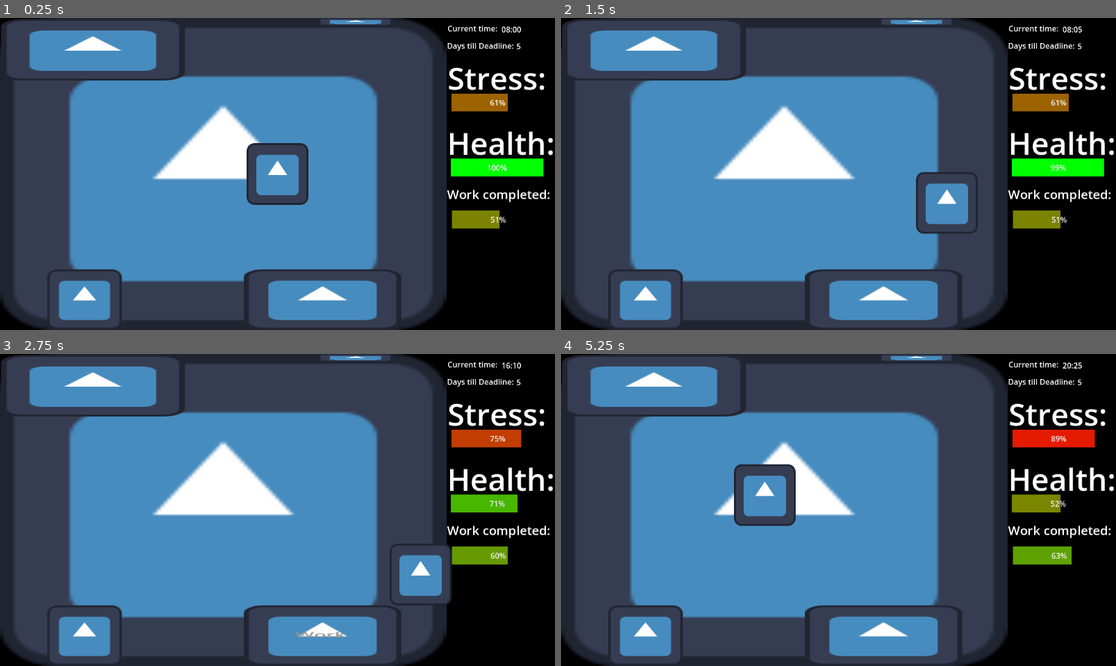
Above: before the commit, frames 1-4 (two rows, left to right).
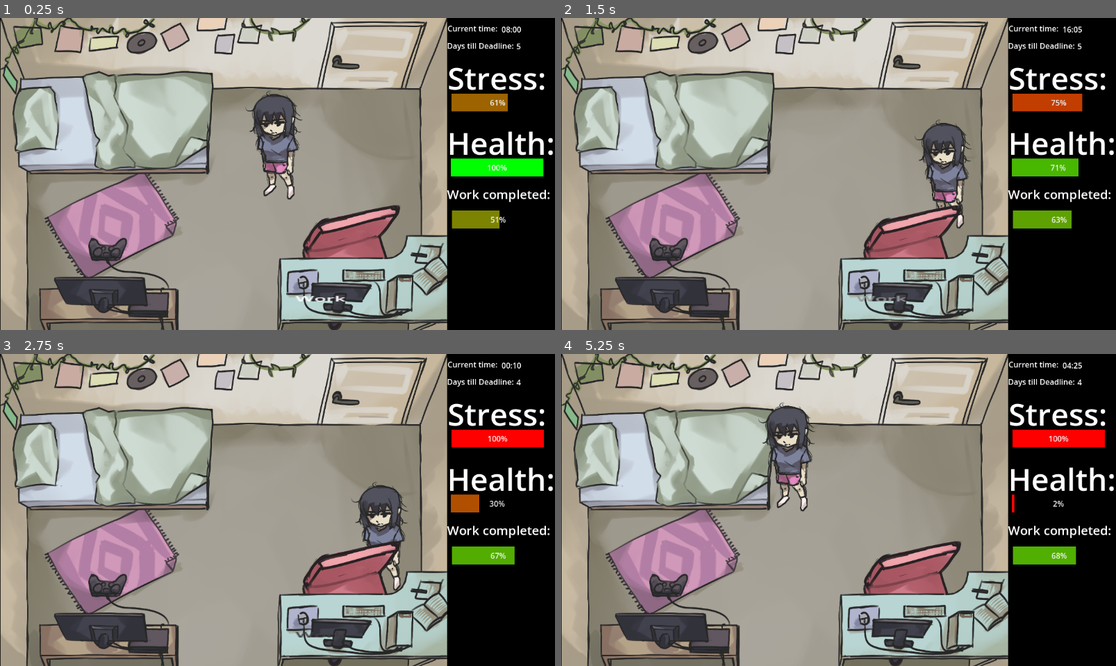
Above: after the commit, the same moments.

Repository: rschlegeTH/EPWS2526PritzkauSchlegel
Game: Godot game, scene res://main_scene_room.tscn
Same seed, same stepped clock (60 frames per second), same inputs: the game is played once before the commit and once after it. The engine's default icon, where the game draws it, is replaced by a stand-in: a white triangle on a blue panel in a dark square.
Inputs:
- Up to frame 1 (0.25 s): no input
- Up to frame 2 (1.5 s): tap Enter at 0.5 s; hold Right (ui_right) 0.53-1.28 s; hold E (interact) 0.53-1.28 s; hold Down (ui_down) from 1.28 s (still down); tap E (interact) at 1.35 s
- Up to frame 3 (2.75 s): tap Space at 2 s; release Down (ui_down) at 2.03 s; hold Right (ui_right) from 2.03 s (still down); hold E (interact) from 2.03 s (still down)
- Up to frame 4 (5.25 s): tap Enter at 2.75 s; release Right (ui_right) at 2.78 s; release E (interact) at 2.78 s; hold Up (ui_up) 2.78-3.53 s; tap E (interact) at 2.85, 4.35 s; hold E (interact) 3.53-4.28 s; hold Left (ui_left) 3.53-5.03 s; hold Down (ui_down) from 5.03 s (still down); hold E (interact) from 5.03 s (still down)

The runs differ from the first frame. In frame 1, 79% of the frame differs, in the area x 0-81%, y 0-100%; in frame 2, 81%, in the area x 0-98%, y 0-100%; in frame 3, 81%; in frame 4, 81%.

Commit message:
Sprite Adjustment

Diff:
--- a/Development/new-game-project/main_scene_room.tscn
+++ b/Development/new-game-project/main_scene_room.tscn
@@ -1,14 +1,24 @@
-[gd_scene load_steps=29 format=3 uid="uid://txamr71ux6xl"]
+[gd_scene load_steps=41 format=3 uid="uid://txamr71ux6xl"]
 
 [ext_resource type="PackedScene" uid="uid://001sx3h20shs" path="res://variablen_manager.tscn" id="1_l7cbk"]
 [ext_resource type="Script" uid="uid://c2ojj45s1ubir" path="res://scritps/player.gd" id="2_uvgfp"]
+[ext_resource type="Texture2D" uid="uid://depgagjm8os56" path="res://Sprites/Character basic.png" id="3_cri2g"]
 [ext_resource type="Script" uid="uid://b8vwaq150pbxl" path="res://scritps/work_rich_text_label.gd" id="3_uvgfp"]
+[ext_resource type="Texture2D" uid="uid://b3jqbeaej4glo" path="res://Sprites/Bed.png" id="4_4lggk"]
+[ext_resource type="Texture2D" uid="uid://eaeh3rkamvkk" path="res://Sprites/Character stressed.png" id="4_fgg7d"]
 [ext_resource type="Script" uid="uid://trb6bkry4npk" path="res://scritps/play_rich_text_label.gd" id="5_4lggk"]
+[ext_resource type="Texture2D" uid="uid://bs4uyupiam6vi" path="res://Sprites/Character tired.png" id="5_jv2be"]
+[ext_resource type="Texture2D" uid="uid://cc7dfnr66iy8r" path="res://Sprites/Console.png" id="6_hehhx"]
+[ext_resource type="Texture2D" uid="uid://drj1chx1mxfhc" path="res://Sprites/Character tired and stressed.png" id="6_qvx3r"]
 [ext_resource type="Script" uid="uid://bx3oit2pd0xot" path="res://scritps/sleep_rich_text_label.gd" id="7_48x2x"]
+[ext_resource type="Texture2D" uid="uid://cgbn1rd5d3l71" path="res://Sprites/Controller.png" id="7_woe6x"]
 [ext_resource type="Script" uid="uid://5f8rgbug8fqr" path="res://scritps/days.gd" id="8_woe6x"]
+[ext_resource type="Texture2D" uid="uid://5iov6xsisf4s" path="res://Sprites/Desk.png" id="9_cri2g"]
 [ext_resource type="Script" uid="uid://daxxgix2odybf" path="res://scritps/RoomUI/work_progress_bar.gd" id="9_k4vso"]
 [ext_resource type="Script" uid="uid://cm85b04uqbmju" path="res://scritps/time.gd" id="9_xpli3"]
+[ext_resource type="Texture2D" uid="uid://b3x5aekpxtmuq" path="res://Sprites/Background.png" id="11_fgg7d"]
 [ext_resource type="Script" uid="uid://cpm82nwghtijw" path="res://scritps/RoomUI/health_progress_bar.gd" id="11_k4vso"]
+[ext_resource type="Texture2D" uid="uid://b16syya0jtmnf" path="res://Sprites/Chair.png" id="12_78hxn"]
 [ext_resource type="Script" uid="uid://ww5lfs3q7ag7" path="res://scritps/RoomUI/stress_progress_bar.gd" id="12_l7cbk"]
 [ext_resource type="Script" uid="uid://4kvqfpelv0xf" path="res://endscreen.gd" id="13_qvx3r"]
 [ext_resource type="Script" uid="uid://cboeeqahucrb3" path="res://win_or_lose.gd" id="14_78hxn"]
@@ -42,17 +52,55 @@
 [sub_resource type="CircleShape2D" id="CircleShape2D_vl18p"]
 radius = 65.192024
 
+[sub_resource type="SpriteFrames" id="SpriteFrames_jo7i1"]
+animations = [{
+"frames": [{
+"duration": 1.0,
+"texture": ExtResource("3_cri2g")
+}],
+"loop": true,
+"name": &"default",
+"speed": 5.0
+}, {
+"frames": [{
+"duration": 1.0,
+"texture": ExtResource("4_fgg7d")
+}],
+"loop": true,
+"name": &"stressed",
+"speed": 5.0
+}, {
+"frames": [{
+"duration": 1.0,
+"texture": ExtResource("5_jv2be")
+}],
+"loop": true,
+"name": &"tired",
+"speed": 5.0
+}, {
+"frames": [{
+"duration": 1.0,
+"texture": ExtResource("6_qvx3r")
+}],
+"loop": true,
+"name": &"tired and stressed",
+"speed": 5.0
+}]
+
 [sub_resource type="RectangleShape2D" id="RectangleShape2D_uvgfp"]
-size = Vector2(126.92207, 122)
+size = Vector2(126.92207, 183)
 
 [sub_resource type="RectangleShape2D" id="RectangleShape2D_hehhx"]
-size = Vector2(125.84418, 53.14499)
+size = Vector2(103.66856, 53.14499)
 
 [sub_resource type="RectangleShape2D" id="RectangleShape2D_vl18p"]
-size = Vector2(128.00003, 125.956024)
+size = Vector2(236.11655, 85.077835)
 
 [sub_resource type="RectangleShape2D" id="RectangleShape2D_4lggk"]
-size = Vector2(128.63052, 128.76645)
+size = Vector2(102.31918, 149.2055)
+
+[sub_resource type="RectangleShape2D" id="RectangleShape2D_3ukrw"]
+size = Vector2(33.115784, 202.1277)
 
 [sub_resource type="WorldBoundaryShape2D" id="WorldBoundaryShape2D_uvgfp"]
 distance = -66.44444
@@ -87,34 +135,46 @@
 script = ExtResource("2_uvgfp")
 
 [node name="CollisionShape2D" type="CollisionShape2D" parent="Player"]
+position = Vector2(0, 16.29)
+scale = Vector2(0.725, 0.725)
 shape = SubResource("CircleShape2D_vl18p")
 
-[node name="Sprite2D" type="Sprite2D" parent="Player"]
-texture = ExtResource("16_v0yip")
-
-[node name="Room" type="Sprite2D" parent="."]
+[node name="AnimatedSprite2D" type="AnimatedSprite2D" parent="Player"]
+position = Vector2(0, -60.095)
+scale = Vector2(0.34903687, 0.2984905)
+sprite_frames = SubResource("SpriteFrames_jo7i1")
+animation = &"stressed"
+
+[node name="Room" type="Node2D" parent="."]
 position = Vector2(-112.5, 0)
 scale = Vector2(7.2421875, 5.0625)
-texture = ExtResource("16_v0yip")
 
 [node name="Bett" type="StaticBody2D" parent="Room"]
 position = Vector2(-37.38888, -50.962963)
 scale = Vector2(0.41232643, 0.19753087)
 
 [node name="CollisionShape2D" type="CollisionShape2D" parent="Room/Bett"]
+z_index = 1
+position = Vector2(15.832207, 160.5)
 shape = SubResource("RectangleShape2D_uvgfp")
 
 [node name="Sprite2D" type="Sprite2D" parent="Room/Bett"]
-texture = ExtResource("16_v0yip")
+position = Vector2(91.1802, 258)
+scale = Vector2(0.21932276, 0.6018519)
+texture = ExtResource("4_4lggk")
 
 [node name="BettArea2D" type="Area2D" parent="Room/Bett"]
+z_index = 1
+position = Vector2(16.501972, 192)
 
 [node name="CollisionShape2D" type="CollisionShape2D" parent="Room/Bett/BettArea2D"]
+z_index = 1
 position = Vector2(0, 88.427505)
 shape = SubResource("RectangleShape2D_hehhx")
 
 [node name="SleepRichTextLabel" type="RichTextLabel" parent="Room/Bett/BettArea2D"]
 visible = false
+z_index = 1
 offset_left = -62.65263
 offset_top = -50.0
 offset_right = 62.922108
@@ -130,18 +190,28 @@
 position = Vector2(-39.777775, 51.481483)
 scale = Vector2(0.16666664, 0.19328707)
 
+[node name="Controller" type="Sprite2D" parent="Room/Konsole"]
+position = Vector2(239.9094, -266.34723)
+scale = Vector2(0.54026175, 0.6131736)
+texture = ExtResource("7_woe6x")
+
 [node name="Konsole" type="Sprite2D" parent="Room/Konsole"]
-scale = Vector2(1, 0.992)
-texture = ExtResource("16_v0yip")
+z_index = 2
+position = Vector2(239.49518, -266.34726)
+scale = Vector2(0.5408451, 0.61317354)
+texture = ExtResource("6_hehhx")
 
 [node name="CollisionShape2D" type="CollisionShape2D" parent="Room/Konsole"]
-scale = Vector2(0.9999999, 0.9999999)
+z_index = 2
+position = Vector2(41.488647, 20.439087)
+scale = Vector2(0.9999999, 0.9999996)
 shape = SubResource("RectangleShape2D_vl18p")
 
 [node name="Area2D" type="Area2D" parent="Room/Konsole"]
 
 [node name="CollisionShape2D" type="CollisionShape2D" parent="Room/Konsole/Area2D"]
-position = Vector2(-0.6666665, -91.59279)
+position = Vector2(37.760498, -51.736496)
+scale = Vector2(1.71, 1)
 shape = SubResource("RectangleShape2D_hehhx")
 
 [node name="PlayRichTextLabel" type="RichTextLabel" parent="Room/Konsole/Area2D"]
@@ -158,22 +228,35 @@
 script = ExtResource("5_4lggk")
 
 [node name="Arbeitsplatz" type="StaticBody2D" parent="Room"]
+z_index = 2
 position = Vector2(28.444447, 51.555557)
 scale = Vector2(0.35243058, 0.19328707)
 
+[node name="Chair" type="Sprite2D" parent="Room/Arbeitsplatz"]
+position = Vector2(-124.78606, -233.00586)
+scale = Vector2(0.3917929, 1.0219556)
+texture = ExtResource("12_78hxn")
+
 [node name="Arbeitsplatz" type="Sprite2D" parent="Room/Arbeitsplatz"]
-position = Vector2(0, -0.51098156)
-scale = Vector2(1, 0.9980038)
-texture = ExtResource("16_v0yip")
+position = Vector2(-80.31754, -266.73047)
+scale = Vector2(0.25576904, 0.61317366)
+texture = ExtResource("9_cri2g")
 
 [node name="CollisionShape2D" type="CollisionShape2D" parent="Room/Arbeitsplatz"]
-scale = Vector2(0.9999999, 0.9999999)
+position = Vector2(16.816483, -10.219513)
+scale = Vector2(0.9999999, 0.9999997)
 shape = SubResource("RectangleShape2D_4lggk")
 
+[node name="CollisionShape2D2" type="CollisionShape2D" parent="Room/Arbeitsplatz"]
+position = Vector2(84.72058, -36.680588)
+scale = Vector2(0.9999999, 0.99999976)
+shape = SubResource("RectangleShape2D_3ukrw")
+
 [node name="Area2D" type="Area2D" parent="Room/Arbeitsplatz"]
 
 [node name="CollisionShape2D" type="CollisionShape2D" parent="Room/Arbeitsplatz/Area2D"]
-position = Vector2(0.31527132, -92.99797)
+position = Vector2(16.141796, -111.39314)
+scale = Vector2(0.99999994, 0.99999994)
 shape = SubResource("RectangleShape2D_hehhx")
 
 [node name="WorkRichTextLabel" type="RichTextLabel" parent="Room/Arbeitsplatz/Area2D"]
@@ -190,6 +273,7 @@
 script = ExtResource("3_uvgfp")
 
 [node name="Tür" type="Sprite2D" parent="Room"]
+visible = false
 position = Vector2(37.888897, -62.419754)
 scale = Vector2(0.16666664, 0.020447543)
 texture = ExtResource("16_v0yip")
@@ -204,6 +288,7 @@
 shape = SubResource("WorldBoundaryShape2D_uvgfp")
 
 [node name="TopBorder" type="StaticBody2D" parent="Room/RoomBorder"]
+position = Vector2(0, 25.28)
 rotation = 3.1415927
 
 [node name="CollisionShape2D" type="CollisionShape2D" parent="Room/RoomBorder/TopBorder"]
@@ -211,6 +296,7 @@
 shape = SubResource("WorldBoundaryShape2D_uvgfp")
 
 [node name="LeftBorder" type="StaticBody2D" parent="Room/RoomBorder"]
+position = Vector2(6.7508087, 0)
 rotation = 1.5707964
 
 [node name="CollisionShape2D" type="CollisionShape2D" parent="Room/RoomBorder/LeftBorder"]
@@ -218,11 +304,18 @@
 shape = SubResource("WorldBoundaryShape2D_uvgfp")
 
 [node name="RightBorder" type="StaticBody2D" parent="Room/RoomBorder"]
+position = Vector2(-6.925, 0)
 rotation = -1.5707964
 
 [node name="CollisionShape2D" type="CollisionShape2D" parent="Room/RoomBorder/RightBorder"]
 position = Vector2(4.856821e-08, -1.1111112)
 shape = SubResource("WorldBoundaryShape2D_uvgfp")
+
+[node name="Ground" type="Sprite2D" parent="Room"]
+z_index = -1
+position = Vector2(0.11609745, -0.027781472)
+scale = Vector2(0.09010989, 0.11846708)
+texture = ExtResource("11_fgg7d")
 
 [node name="Lables" type="Node" parent="."]
 
Binary file added: Development/new-game-project/Sprites/Background.png
Not shown, added: Development/new-game-project/Sprites/Background.png.import
Binary file added: Development/new-game-project/Sprites/Bed.png
Not shown, added: Development/new-game-project/Sprites/Bed.png.import
Binary file added: Development/new-game-project/Sprites/Chair.png
Not shown, added: Development/new-game-project/Sprites/Chair.png.import
Binary file added: Development/new-game-project/Sprites/Character basic.png
Not shown, added: Development/new-game-project/Sprites/Character basic.png.import
Binary file added: Development/new-game-project/Sprites/Character stressed.png
Not shown, added: Development/new-game-project/Sprites/Character stressed.png.import
Binary file added: Development/new-game-project/Sprites/Character tired and stressed.png
Not shown, added: Development/new-game-project/Sprites/Character tired and stressed.png.import
(and 8 more such lines)
